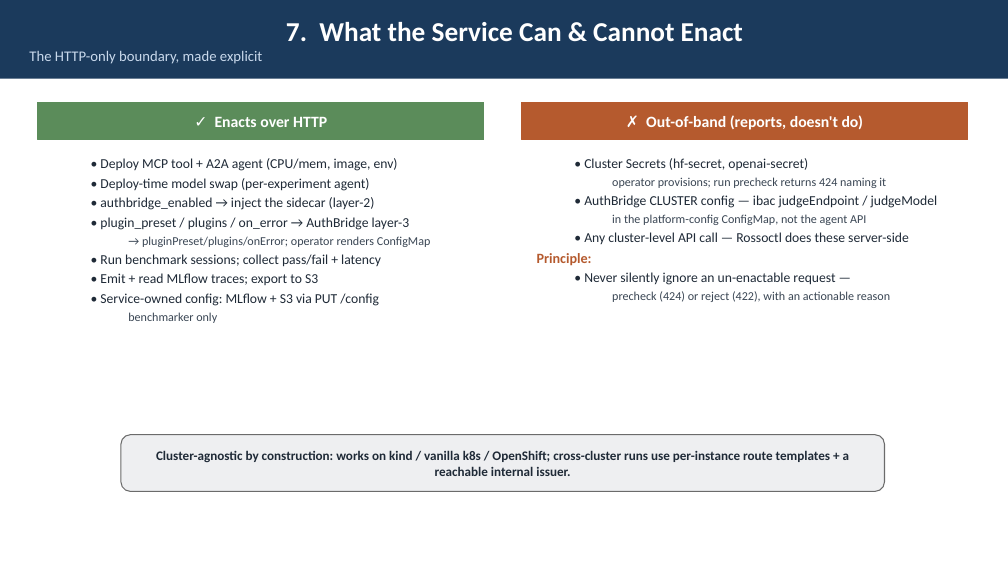
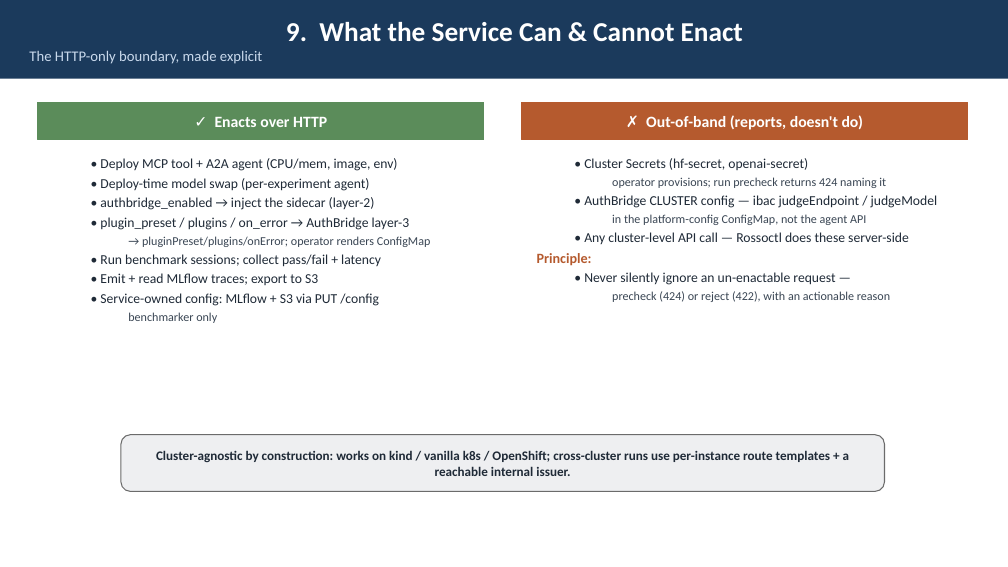
Before and after one commit to webchang/benchmarking, a slide deck: slide 15 of docs/BenchmarkingService.pptx (slide 11 before the commit). Drawn at 1008x567 pixels with LibreOffice and Linux fonts; fonts in the diff are those of the drawing. Boxes give left, top, right and bottom in pixels: in the first picture for what was removed or moved away, otherwise in the second. Text is boxed around its words. In the diff, an @@ line names an element or a change of style, - is before the commit and + after.

```diff
--- a/docs/BenchmarkingService.pptx
+++ b/docs/BenchmarkingService.pptx
@@ text in rectangle at (286, 22, 743, 42): text changed @@
-7. What the Service Can & Cannot Enact
+9. What the Service Can & Cannot Enact
```
Also in this commit, not shown: 1 other slide changed, 4 slides added, 2 other files.
